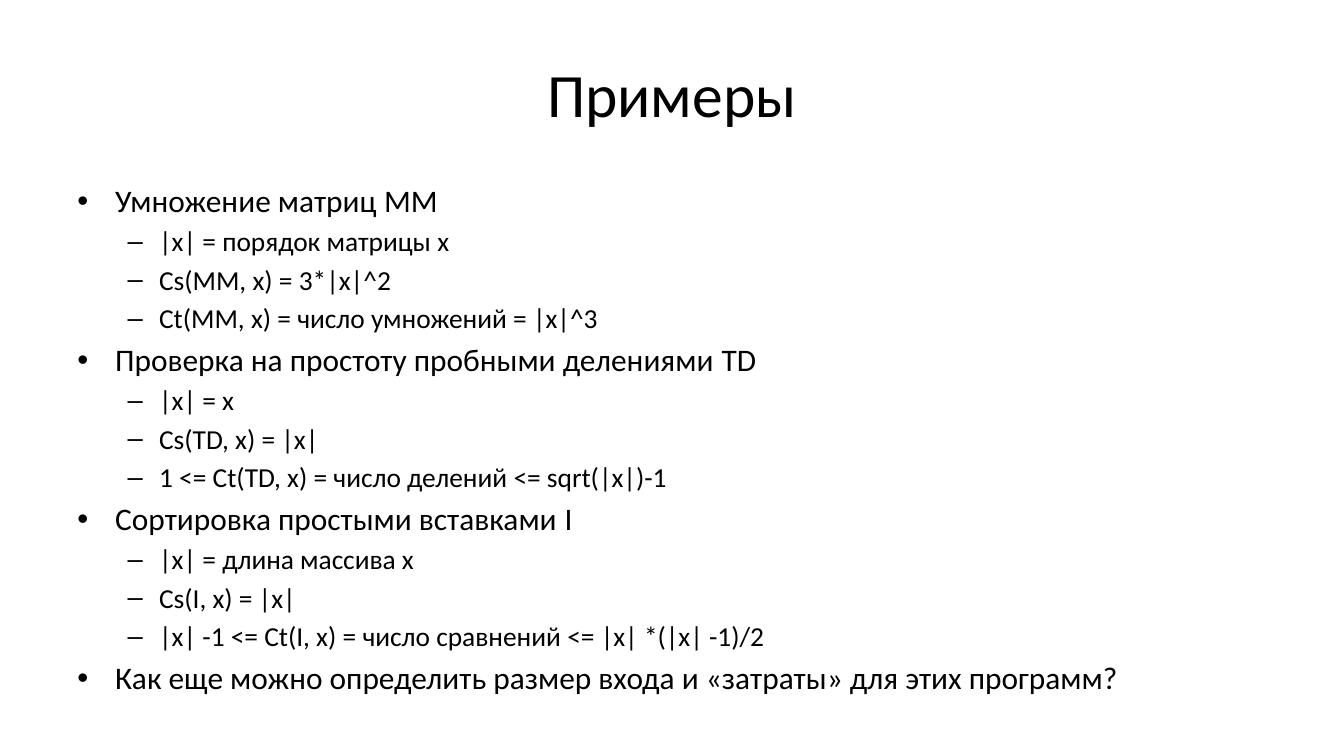
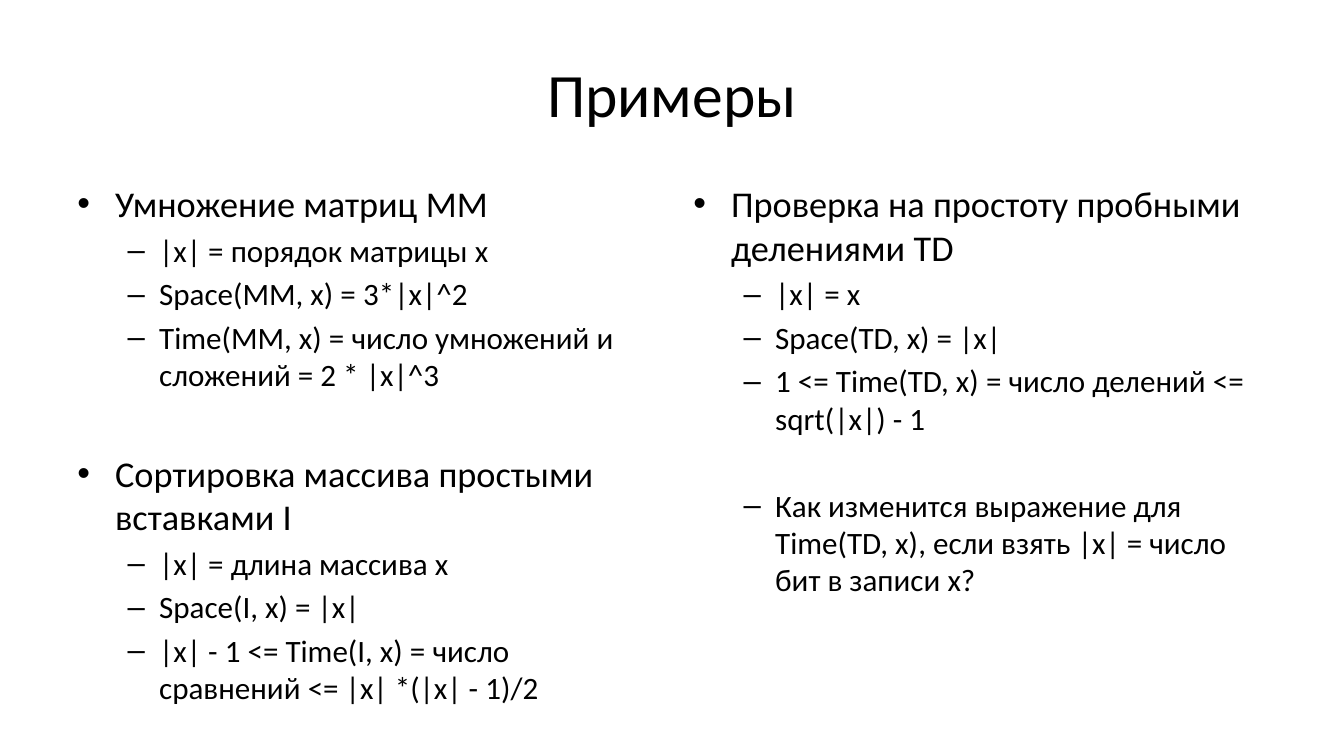
Before and after one commit to Evgueni-Petrov-aka-espetrov/Algorithms-and-Programming-in-C-pptx, a slide deck: slide 4 of 22 Оценка сложности вычислительных алгоритмов.pptx. Drawn at 1344x756 pixels with LibreOffice and Linux fonts; fonts in the diff are those of the drawing. Boxes give left, top, right and bottom in pixels: in the first picture for what was removed or moved away, otherwise in the second. Text is boxed around its words. In the diff, an @@ line names an element or a change of style, - is before the commit and + after.

```diff
--- a/22 Оценка сложности вычислительных алгоритмов.pptx
+++ b/22 Оценка сложности вычислительных алгоритмов.pptx
@@ text at box(115, 193, 488, 580): size 22.4 to 25.9 pt in "Умножение матриц MM"; size 19.6 to 22.2 pt in "|x| = порядок матрицы x", "|x| = длина массива х" @@
@@ text added at box(731, 192, 1241, 592), 22.2 pt, text #000000 @@
+• Проверка на простоту пробными делениями TD
+  – |x| = x
+  – Space(TD, x) = |x|
+  – 1 <= Time(TD, x) = число делений <= sqrt(|x|) - 1
+  – Как изменится выражение для Time(TD, x), если взять |x| = число бит в записи x?
@@ text at box(115, 282, 614, 531): text changed; size 19.6 to 22.2 pt @@
-  – Cs(MM, x) = 3*|x|^2
-  – Ct(MM, x) = число умножений = |x|^3
-• Проверка на простоту пробными делениями TD
-  – |x| = x
-  – Cs(TD, x) = |x|
-  – 1 <= Ct(TD, x) = число делений <= sqrt(|x|)-1
-• Сортировка простыми вставками I
+  – Space(MM, x) = 3*|x|^2
+  – Time(MM, x) = число умножений и сложений = 2 * |x|^3
+• Сортировка массива простыми вставками I
@@ text at box(159, 595, 538, 704): text changed; size 22.4 to 22.2 pt @@
-  – Cs(I, x) = |x|
-  – |x| -1 <= Ct(I, x) = число сравнений <= |x| *(|x| -1)/2
-• Как еще можно определить размер входа и «затраты» для этих программ?
+  – Space(I, x) = |x|
+  – |x| - 1 <= Time(I, x) = число сравнений <= |x| *(|x| - 1)/2
```
Also in this commit, not shown: 20 other slides changed, 3 slides added, 1 slide removed.
